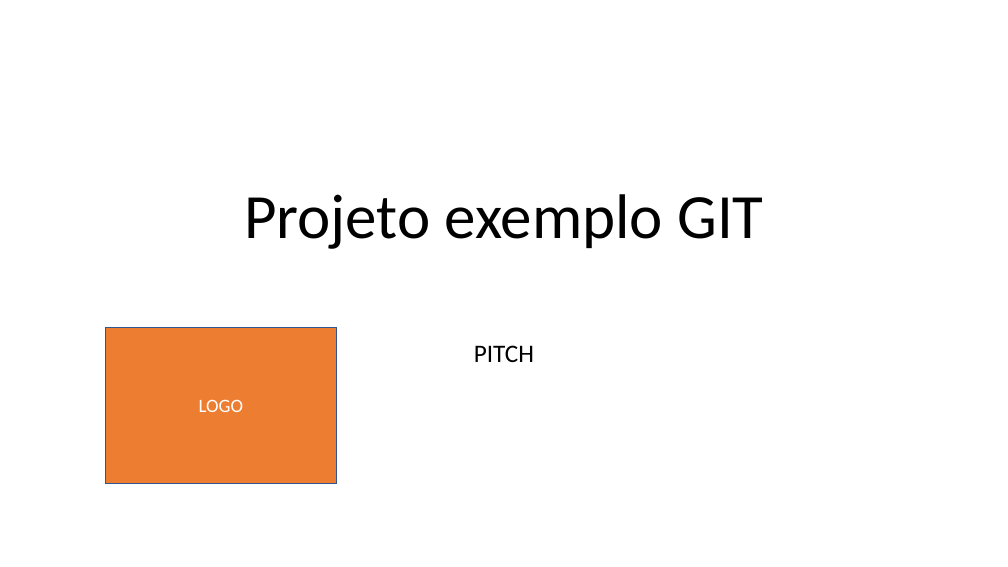
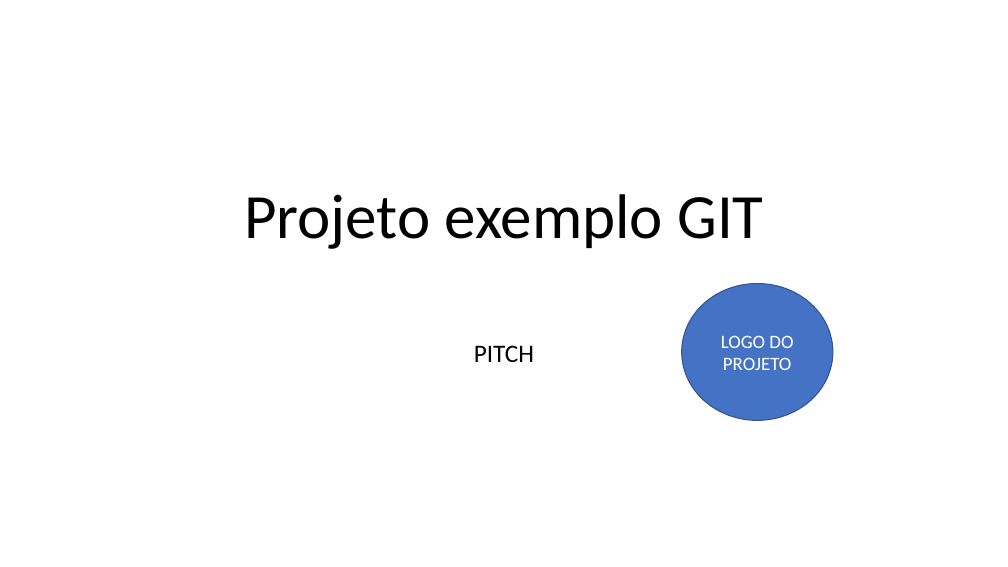
Before and after one commit to RenatoJardimParducci/2TDSPJ-2024-ExemploGit, a slide deck: slide 1 of PastaDocumentos/PITCH.pptx. Drawn at 1008x567 pixels with LibreOffice and Linux fonts; fonts in the diff are those of the drawing. Boxes give left, top, right and bottom in pixels: in the first picture for what was removed or moved away, otherwise in the second. Text is boxed around its words. In the diff, an @@ line names an element or a change of style, - is before the commit and + after.

Commit message:
Recuperacao da versao anterior do PITCH

```diff
--- a/PastaDocumentos/PITCH.pptx
+++ b/PastaDocumentos/PITCH.pptx
@@ ellipse "LOGO DO PROJETO" resized from (x1=106, y1=327, x2=337, y2=484) to (x1=682, y1=284, x2=833, y2=420) @@
@@ ellipse "LOGO DO PROJETO" at (x1=682, y1=284, x2=833, y2=420): rectangle to ellipse; fill #ED7D31 to #4472C4 @@
@@ text in ellipse at (x1=721, y1=335, x2=793, y2=370): text changed @@
-LOGO
+LOGO DO PROJETO
```
